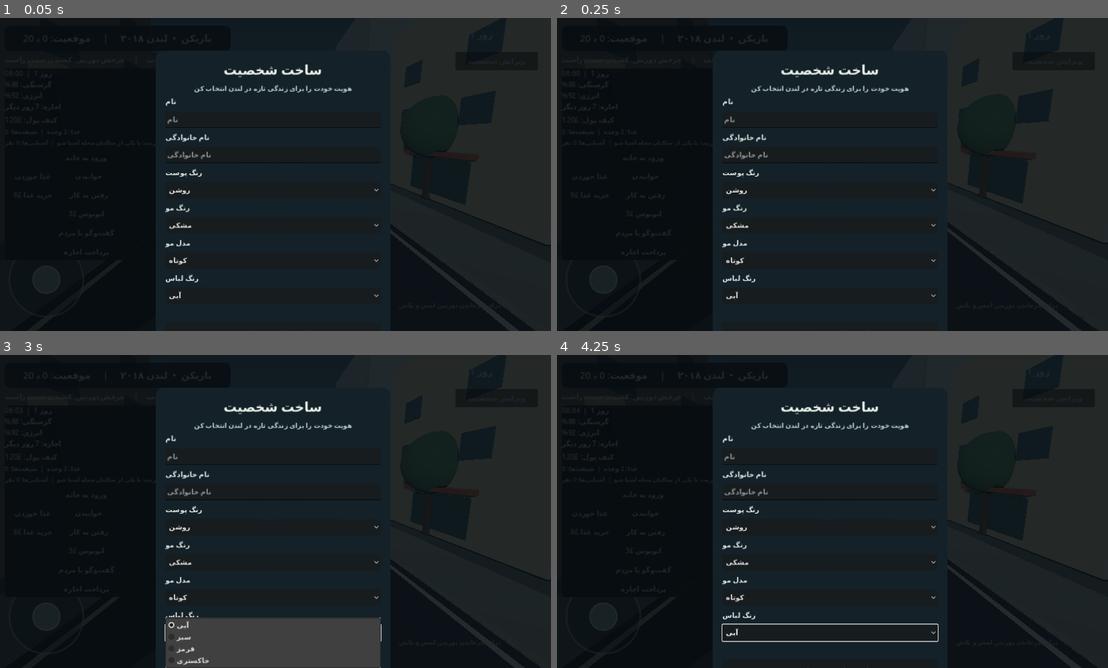
Above: before the commit, frames 1-4 (two rows, left to right).
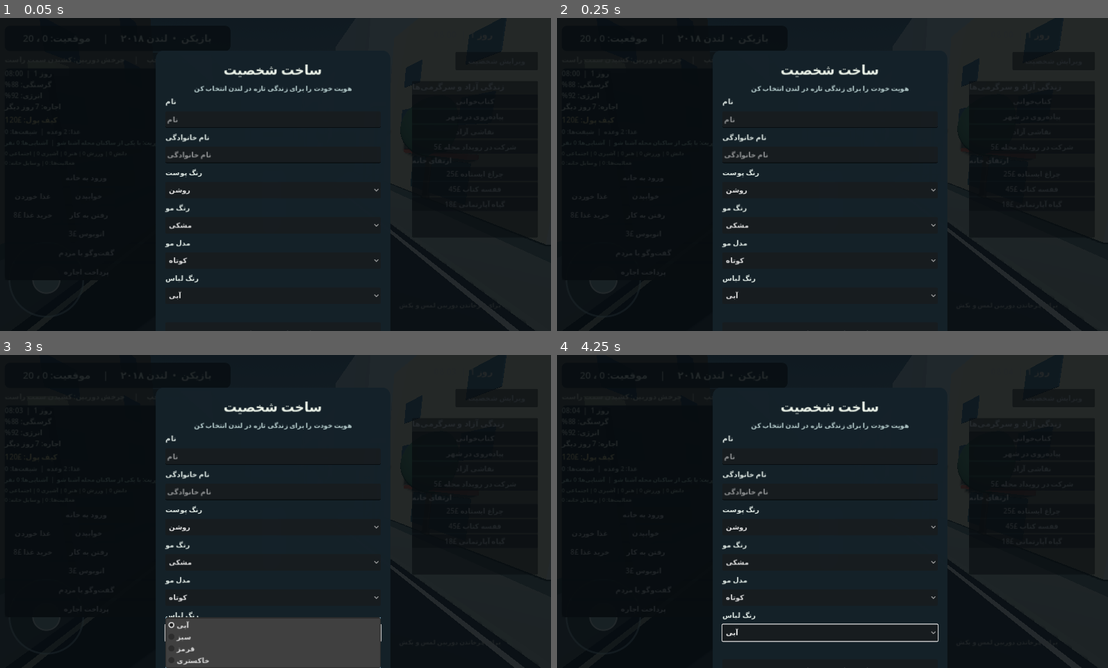
Above: after the commit, the same moments.

Repository: matin8888rb-lab/MY-TOMORROW1
Game: Godot game, scene res://scenes/main.tscn
Two runs of this game, one before a commit and one after it. Both use one fixed random seed, a clock stepped at 60 frames per second and the inputs below.
Inputs (mouse positions are in pixels of both pictures, inside the frame that each line leads up to):
- Up to frame 1 (0.05 s): no input
- Up to frame 2 (0.25 s): no input
- Up to frame 3 (3 s): click (473, 439) at 0.5 s, where only the run after the commit has a clickable "کتاب‌خوانی"; click (473, 452) at 1.25 s, where only the run after the commit has a clickable "پیاده‌روی در شهر"; click (473, 467) at 2 s, where only the run after the commit has a clickable "نقاشی آزاد"; click "آبی" at 2.75 s
- Up to frame 4 (4.25 s): click (1030, 483) at 3.5 s, where only the run after the commit has a clickable "شرکت در رویداد محله £5"

The runs differ from the first frame. In frame 1, less than 0.1% of the frame differs, in the area x 5-76%, y 21-84%; in frame 2, less than 0.1%; in frame 3, less than 0.1%; in frame 4, less than 0.1%.

Commit message:
Add hobby activities, skill display, home shop and touch minigames

Diff:
--- a/scripts/life_hud.gd
+++ b/scripts/life_hud.gd
@@ -22,15 +22,22 @@
 var money_label: Label
 var economy_label: Label
 var story_label: Label
+var skill_label: Label
+var is_home_open: bool = false
+var minigame_panel: PanelContainer
+var minigame_title: Label
+var minigame_buttons: Array[Button] = []
 
 func _ready() -> void:
 	_build_ui()
 	LifeSystem.life_changed.connect(update_status)
 	EconomySystem.economy_changed.connect(update_economy)
 	SocialStory.social_changed.connect(update_social_status)
+	LifestyleSystem.lifestyle_changed.connect(update_lifestyle_status)
 	update_status()
 	update_economy()
 	update_social_status()
+	update_lifestyle_status()
 
 func _build_ui() -> void:
 	var panel := PanelContainer.new()
@@ -61,6 +68,10 @@
 	story_label.add_theme_font_size_override("font_size", 13)
 	story_label.add_theme_color_override("font_color", Color(0.75, 0.88, 0.82))
 	column.add_child(story_label)
+	skill_label = Label.new()
+	skill_label.add_theme_font_size_override("font_size", 12)
+	skill_label.add_theme_color_override("font_color", Color(0.80, 0.86, 0.78))
+	column.add_child(skill_label)
 
 	home_button = Button.new()
 	home_button.text = "ورود به خانه"
@@ -132,11 +143,108 @@
 		dialogue_column.add_child(choice_button)
 		dialogue_buttons.append(choice_button)
 
+
+	var activity_panel := PanelContainer.new()
+	activity_panel.position = Vector2(960.0, 145.0)
+	activity_panel.custom_minimum_size = Vector2(290.0, 360.0)
+	var activity_column := VBoxContainer.new()
+	activity_panel.add_child(activity_column)
+	var activity_title := Label.new()
+	activity_title.text = "زندگی آزاد و سرگرمی‌ها"
+	activity_title.add_theme_font_size_override("font_size", 18)
+	activity_column.add_child(activity_title)
+	_add_activity_button(activity_column, "کتاب‌خوانی", "reading")
+	_add_activity_button(activity_column, "پیاده‌روی در شهر", "walking")
+	_add_activity_button(activity_column, "نقاشی آزاد", "painting")
+	var event_button := Button.new()
+	event_button.text = "شرکت در رویداد محله £5"
+	event_button.pressed.connect(_on_city_event_pressed)
+	activity_column.add_child(event_button)
+	var upgrade_title := Label.new()
+	upgrade_title.text = "ارتقای خانه"
+	activity_column.add_child(upgrade_title)
+	_add_upgrade_button(activity_column, "چراغ ایستاده £25", "lamp")
+	_add_upgrade_button(activity_column, "قفسه کتاب £45", "bookshelf")
+	_add_upgrade_button(activity_column, "گیاه آپارتمانی £18", "plant")
+	add_child(activity_panel)
+
+	minigame_panel = PanelContainer.new()
+	minigame_panel.position = Vector2(420.0, 170.0)
+	minigame_panel.custom_minimum_size = Vector2(420.0, 260.0)
+	minigame_panel.visible = false
+	add_child(minigame_panel)
+	var mini_column := VBoxContainer.new()
+	minigame_panel.add_child(mini_column)
+	minigame_title = Label.new()
+	minigame_title.add_theme_font_size_override("font_size", 20)
+	mini_column.add_child(minigame_title)
+	var cooking_button := Button.new()
+	cooking_button.text = "تمرین آشپزی"
+	cooking_button.pressed.connect(func(): _start_minigame("cooking"))
+	mini_column.add_child(cooking_button)
+	var painting_button := Button.new()
+	painting_button.text = "بازی ترتیب رنگ‌ها"
+	painting_button.pressed.connect(func(): _start_minigame("painting"))
+	mini_column.add_child(painting_button)
+	var mini_choices: Array[String] = ["نان", "پنیر", "گوجه"]
+	for choice in mini_choices:
+		var choice_button := Button.new()
+		choice_button.text = choice
+		choice_button.pressed.connect(_on_minigame_choice.bind(choice))
+		mini_column.add_child(choice_button)
+		minigame_buttons.append(choice_button)
+	var close_mini := Button.new()
+	close_mini.text = "بستن"
+	close_mini.pressed.connect(func(): minigame_panel.visible = false)
+	mini_column.add_child(close_mini)
+
 	message_label = Label.new()
 	message_label.position = Vector2(22.0, 258.0)
 	message_label.add_theme_font_size_override("font_size", 15)
 	message_label.add_theme_color_override("font_color", Color(0.98, 0.88, 0.62))
 	add_child(message_label)
+
+func _add_activity_button(parent: VBoxContainer, caption: String, activity_id: String) -> void:
+	var button := Button.new()
+	button.text = caption
+	button.pressed.connect(_on_activity_pressed.bind(activity_id))
+	parent.add_child(button)
+
+func _add_upgrade_button(parent: VBoxContainer, caption: String, upgrade_id: String) -> void:
+	var button := Button.new()
+	button.text = caption
+	button.pressed.connect(_on_upgrade_pressed.bind(upgrade_id))
+	parent.add_child(button)
+
+func _on_activity_pressed(activity_id: String) -> void:
+	show_message(LifestyleSystem.do_activity(activity_id))
+
+func _on_city_event_pressed() -> void:
+	show_message(LifestyleSystem.attend_city_event())
+
+func _on_upgrade_pressed(upgrade_id: String) -> void:
+	if not is_home_open:
+		show_message("برای خرید و چیدمان وسیله، اول وارد خانه شو.")
+		return
+	show_message(LifestyleSystem.buy_home_upgrade(upgrade_id))
+
+func _start_minigame(game_id: String) -> void:
+	show_message(LifestyleSystem.begin_minigame(game_id))
+	minigame_panel.visible = LifestyleSystem.active_minigame != ""
+	if game_id == "cooking":
+		minigame_title.text = "آشپزی: نان، پنیر، گوجه را به ترتیب بزن"
+		for i in range(minigame_buttons.size()):
+			minigame_buttons[i].text = ["نان", "پنیر", "گوجه"][i]
+	else:
+		minigame_title.text = "رنگ‌ها: آبی، زرد، سبز را به ترتیب بزن"
+		for i in range(minigame_buttons.size()):
+			minigame_buttons[i].text = ["آبی", "زرد", "سبز"][i]
+
+func _on_minigame_choice(choice: String) -> void:
+	var result := LifestyleSystem.submit_minigame_step(choice)
+	show_message(result)
+	if LifestyleSystem.active_minigame == "":
+		minigame_panel.visible = false
 
 func _on_dialogue_choice(index: int) -> void:
 	dialogue_choice_pressed.emit(index)
@@ -154,6 +262,7 @@
 			button.text = choices[i]
 
 func set_home_state(inside: bool) -> void:
+	is_home_open = inside
 	home_button.text = "خروج از خانه" if inside else "ورود به خانه"
 
 func show_message(value: String) -> void:
@@ -162,6 +271,10 @@
 func update_social_status() -> void:
 	if is_instance_valid(story_label):
 		story_label.text = SocialStory.get_quest_text() + "  |  " + SocialStory.get_relationship_summary()
+
+func update_lifestyle_status() -> void:
+	if is_instance_valid(skill_label):
+		skill_label.text = LifestyleSystem.get_skill_summary() + "\n" + LifestyleSystem.get_progress_summary()
 
 func update_economy() -> void:
 	if not is_instance_valid(money_label):
